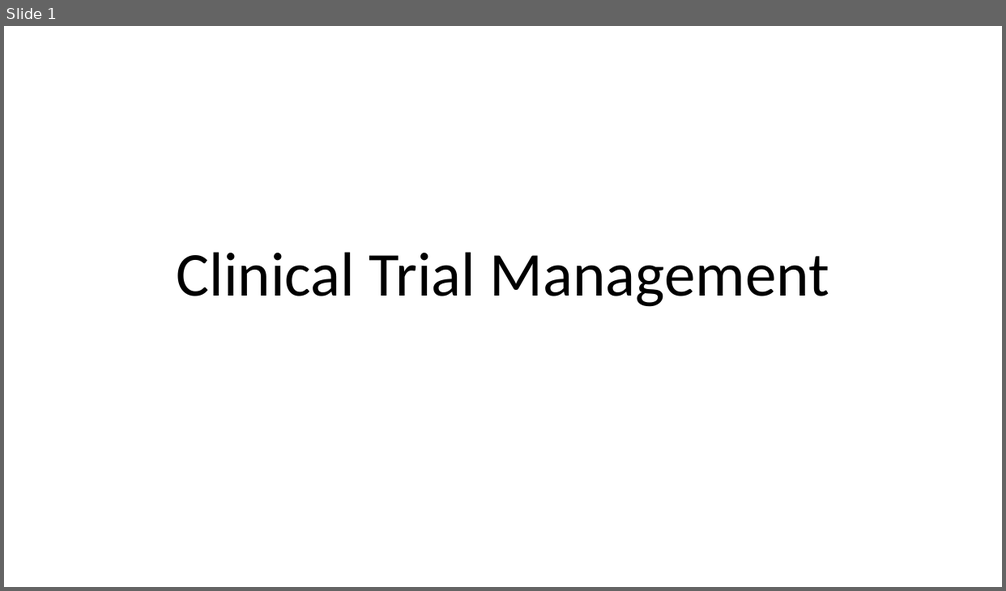
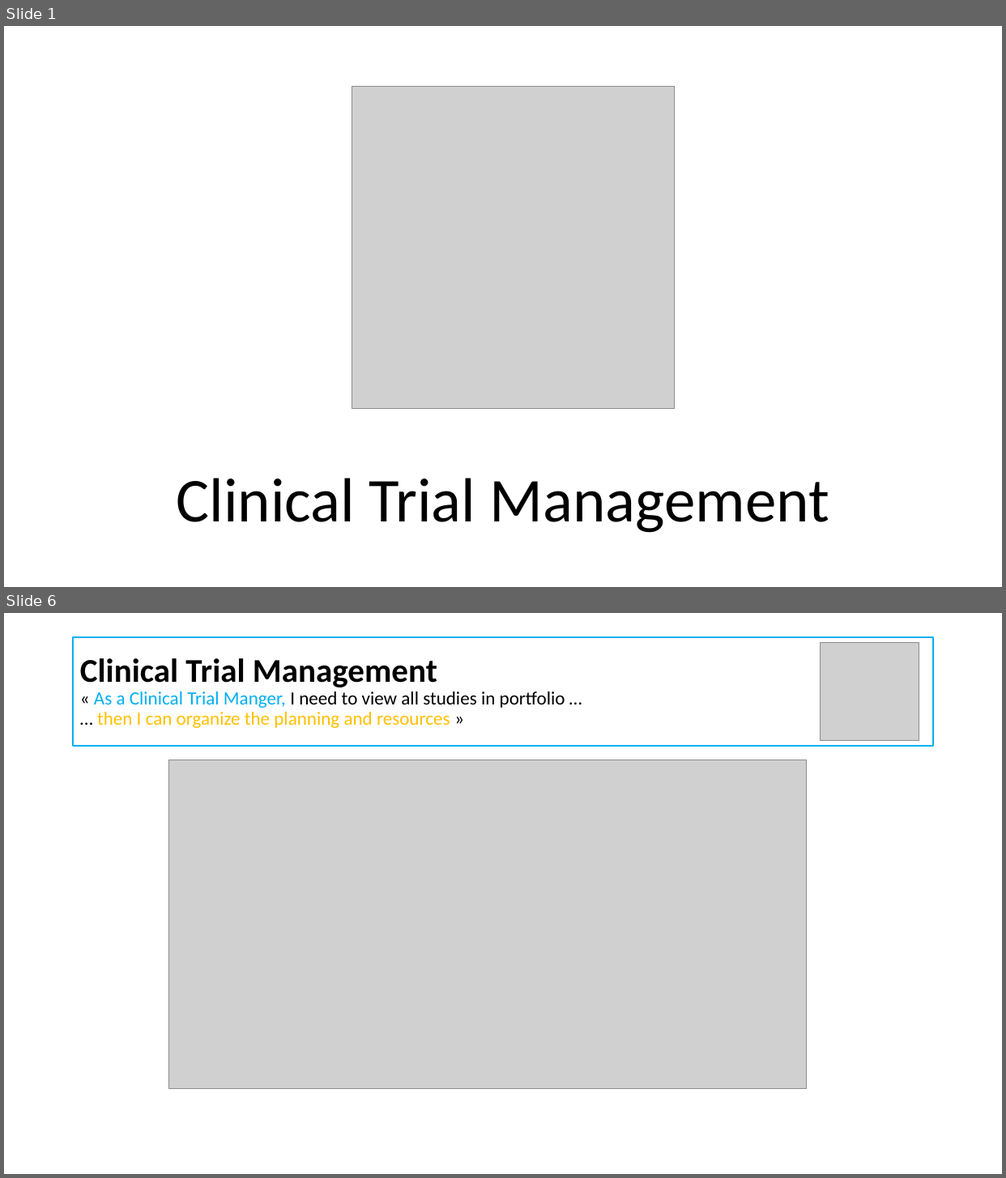
Before and after one commit to Pat-V/CTM2, a slide deck: CTM.pptx. Shown one above the other, each under a label of ours: slide 1 before the commit, slides 1 and 6 after it; the slides between them are not shown. The pictures are 1006x591 and 1006x1178 pixels, drawn with LibreOffice and Linux fonts; fonts in the diff are those of the drawing; grey boxes stand for pictures. Boxes give left, top, right and bottom in pixels: in the first picture for what was removed or moved away, otherwise in the second. Text is boxed around its words. In the diff, an @@ line names an element or a change of style, - is before the commit and + after.

```diff
--- a/CTM.pptx
+++ b/CTM.pptx
@@ slide 6 added at (4, 613, 1002, 1174), background #FFFFFF @@
@@ title added at (73, 637, 934, 746), outline #00B0F0 1.5 pt, 18 pt, text #000000 @@
+Clinical Trial Management
+« As a Clinical Trial Manger, I need to view all studies in portfolio …
+… then I can organize the planning and resources »
@@ picture added at (820, 642, 919, 741) @@
@@ picture added at (168, 760, 807, 1088) @@
@@ slide 1 changed as well @@
@@ picture added at (352, 86, 675, 408) @@
@@ title "Clinical Trial Management": place and size @@
-title "Clinical Trial Management" at (176, 252, 829, 307)
+title "Clinical Trial Management" at (176, 478, 829, 533)
```
Also in this commit, not shown: 5 other slides added, 1 slide removed, 15 other files.
